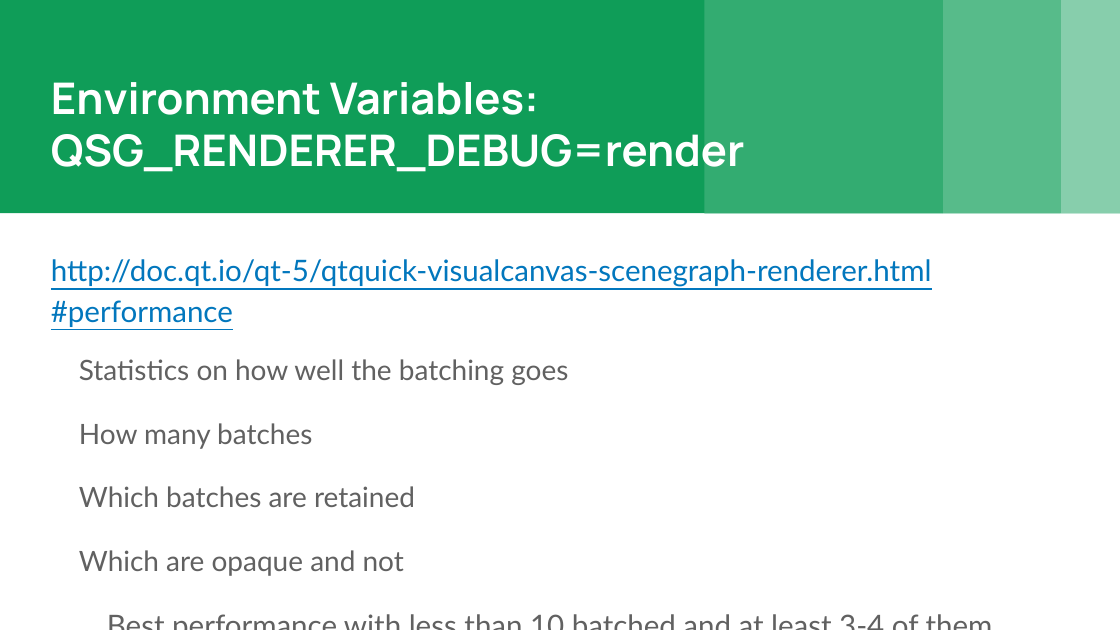
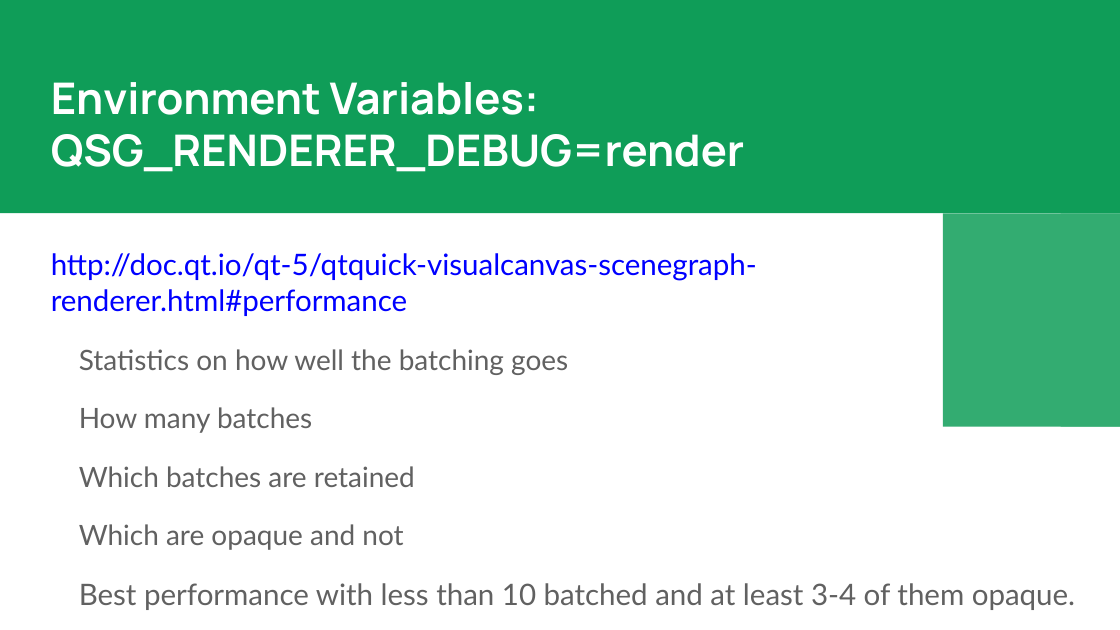
Before and after one commit to ocqt/2017-07-Profiling-QML, a slide deck: slide 10 of Profiling QML.pptx (slide 9 before the commit). Drawn at 1120x630 pixels with LibreOffice and Linux fonts; fonts in the diff are those of the drawing. Boxes give left, top, right and bottom in pixels: in the first picture for what was removed or moved away, otherwise in the second. Text is boxed around its words. In the diff, an @@ line names an element or a change of style, - is before the commit and + after.

```diff
--- a/Profiling QML.pptx
+++ b/Profiling QML.pptx
@@ rectangle removed at bbox=[1061, 0, 1120, 213] @@
@@ rectangle: place and size @@
-rectangle at bbox=[704, 0, 943, 213]
+rectangle at bbox=[943, 213, 1120, 426]
@@ rectangle: place and size @@
-rectangle at bbox=[943, 0, 1061, 213]
+rectangle at bbox=[1061, 213, 1120, 426]
@@ text at bbox=[51, 253, 757, 316]: text changed; text colour #0277BD to #0000FF @@
-http://doc.qt.io/qt-5/qtquick-visualcanvas-scenegraph-renderer.html
-#performance
+http://doc.qt.io/qt-5/qtquick-visualcanvas-scenegraph-renderer.html#performance
@@ text at bbox=[79, 407, 1075, 610]: line spacing 1.15 to 1; indent changed @@
```
Also in this commit, not shown: 8 other slides changed, 2 slides added, 2 other files.
